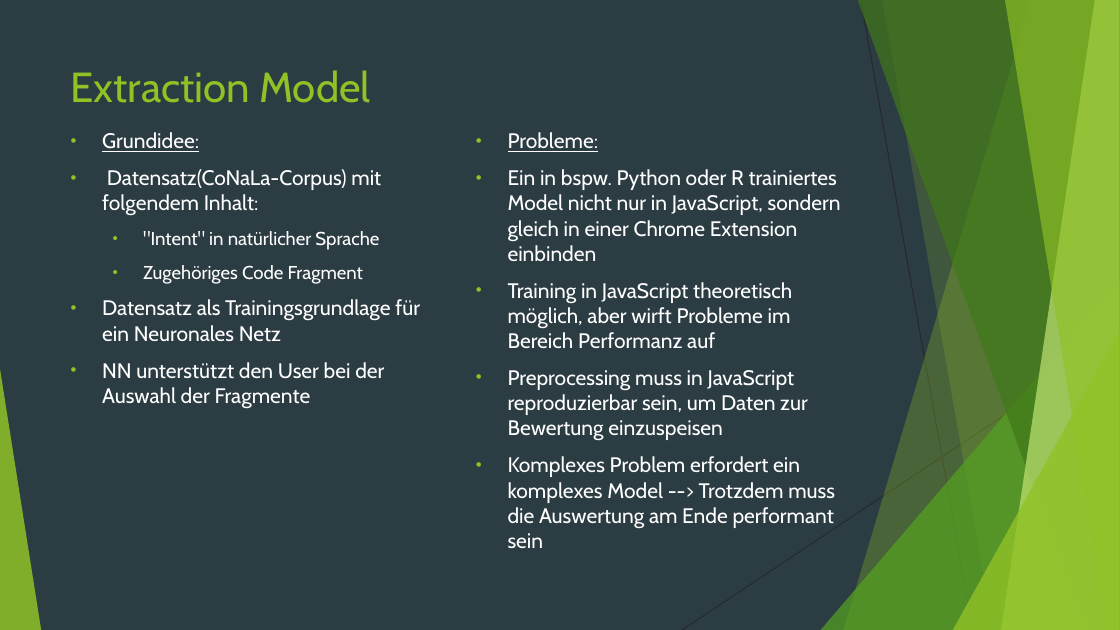
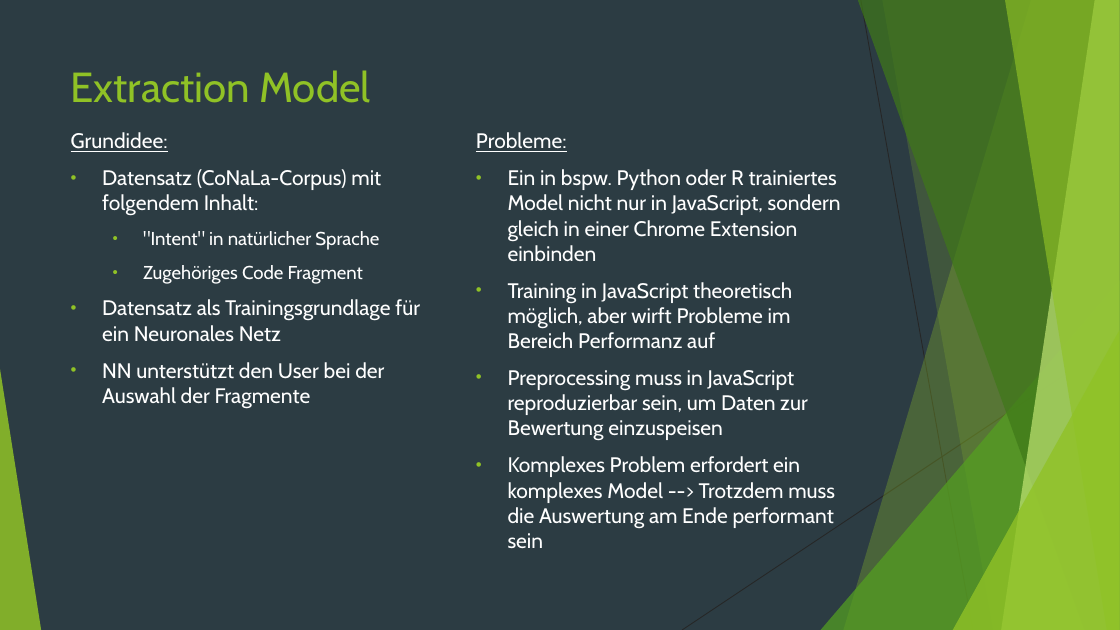
Before and after one commit to sgimmini/frag.extract.a, a slide deck: slide 10 of weekly_presentations/frag.extract_2019-08-22_Abschluss.pptx (slide 11 before the commit). Drawn at 1120x630 pixels with LibreOffice and Linux fonts; fonts in the diff are those of the drawing. Boxes give left, top, right and bottom in pixels: in the first picture for what was removed or moved away, otherwise in the second. Text is boxed around its words. In the diff, an @@ line names an element or a change of style, - is before the commit and + after.

```diff
--- a/weekly_presentations/frag.extract_2019-08-22_Abschluss.pptx
+++ b/weekly_presentations/frag.extract_2019-08-22_Abschluss.pptx
@@ text at box(71, 132, 168, 152): bullet • to none @@
@@ text at box(476, 132, 567, 152): bullet • to none @@
@@ text at box(102, 169, 381, 216): spaces changed @@
-• Datensatz(CoNaLa-Corpus) mit folgendem Inhalt:
+• Datensatz (CoNaLa-Corpus) mit folgendem Inhalt:
```
Also in this commit, not shown: 15 other slides changed, 1 slide removed.
